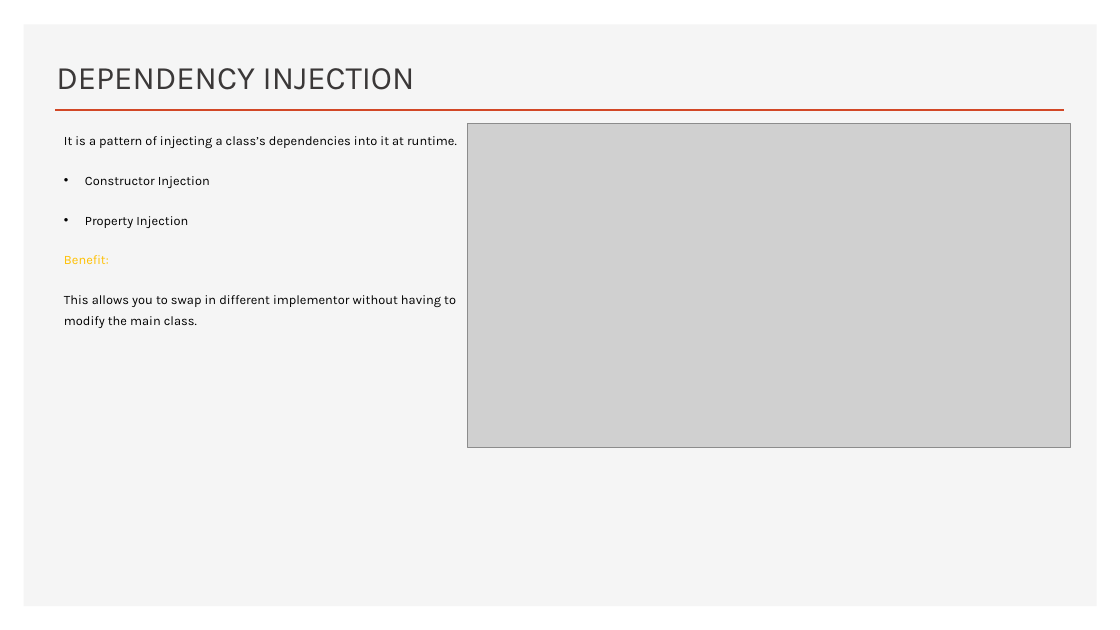
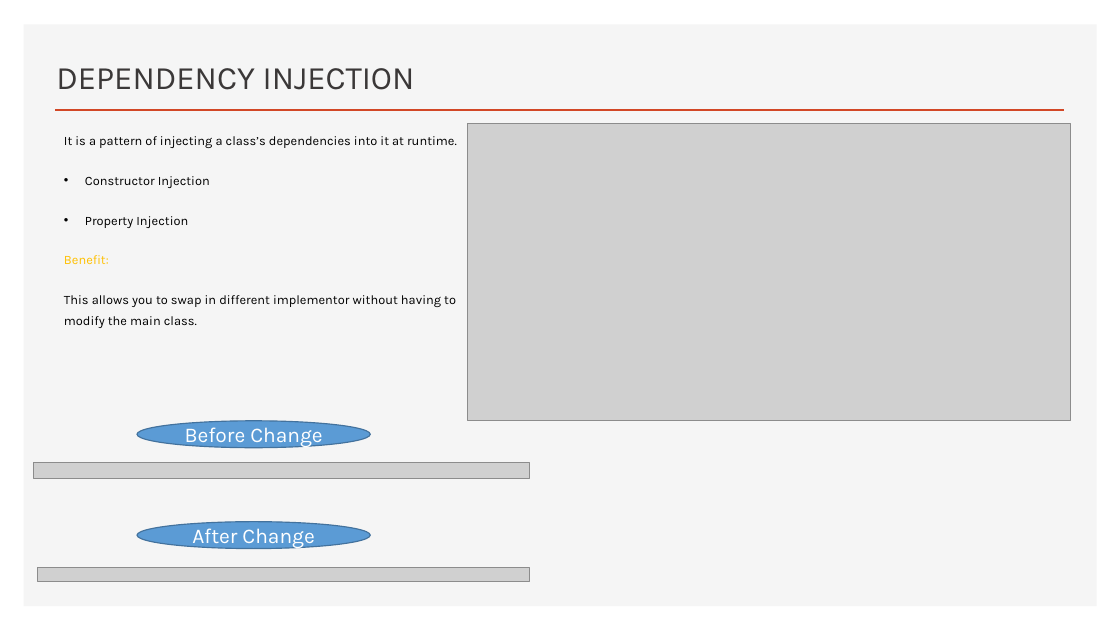
Before and after one commit to jatinrdave/SOLIDPRINCIPLESDEMO, a slide deck: slide 20 of SOLID PRINCIPLES_NEW.pptx (slide 19 before the commit). Drawn at 1120x630 pixels with LibreOffice and Linux fonts; fonts in the diff are those of the drawing; grey boxes stand for pictures. Boxes give left, top, right and bottom in pixels: in the first picture for what was removed or moved away, otherwise in the second. Text is boxed around its words. In the diff, an @@ line names an element or a change of style, - is before the commit and + after.

```diff
--- a/SOLID PRINCIPLES_NEW.pptx
+++ b/SOLID PRINCIPLES_NEW.pptx
@@ picture: place and size @@
-picture at bbox=[468, 124, 1071, 448]
+picture at bbox=[468, 124, 1071, 421]
@@ ellipse added at bbox=[137, 421, 371, 448], fill #5B9BD5, outline #43739E 1 pt, 18 pt, text #FFFFFF @@
+Before Change
@@ picture added at bbox=[34, 463, 529, 479] @@
@@ ellipse added at bbox=[137, 522, 371, 549], fill #5B9BD5, outline #43739E 1 pt, 18 pt, text #FFFFFF @@
+After Change
@@ picture added at bbox=[38, 567, 529, 581] @@
```
Also in this commit, not shown: 4 other slides changed, 1 slide added, 3 other files.
